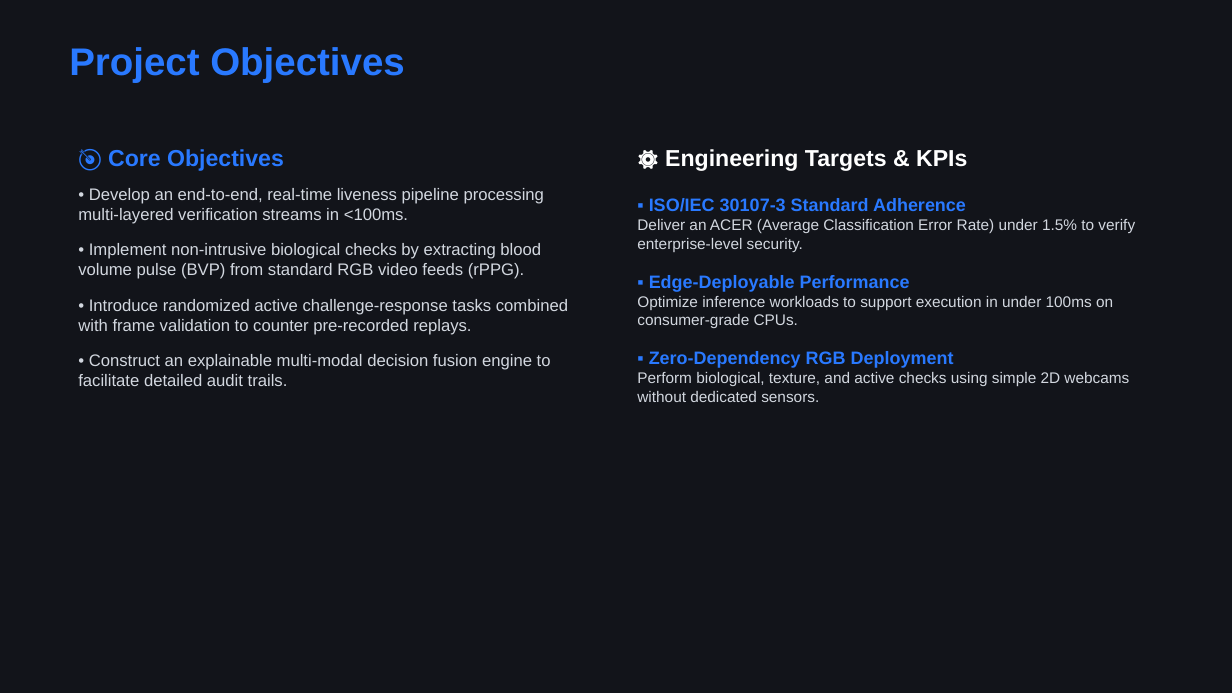
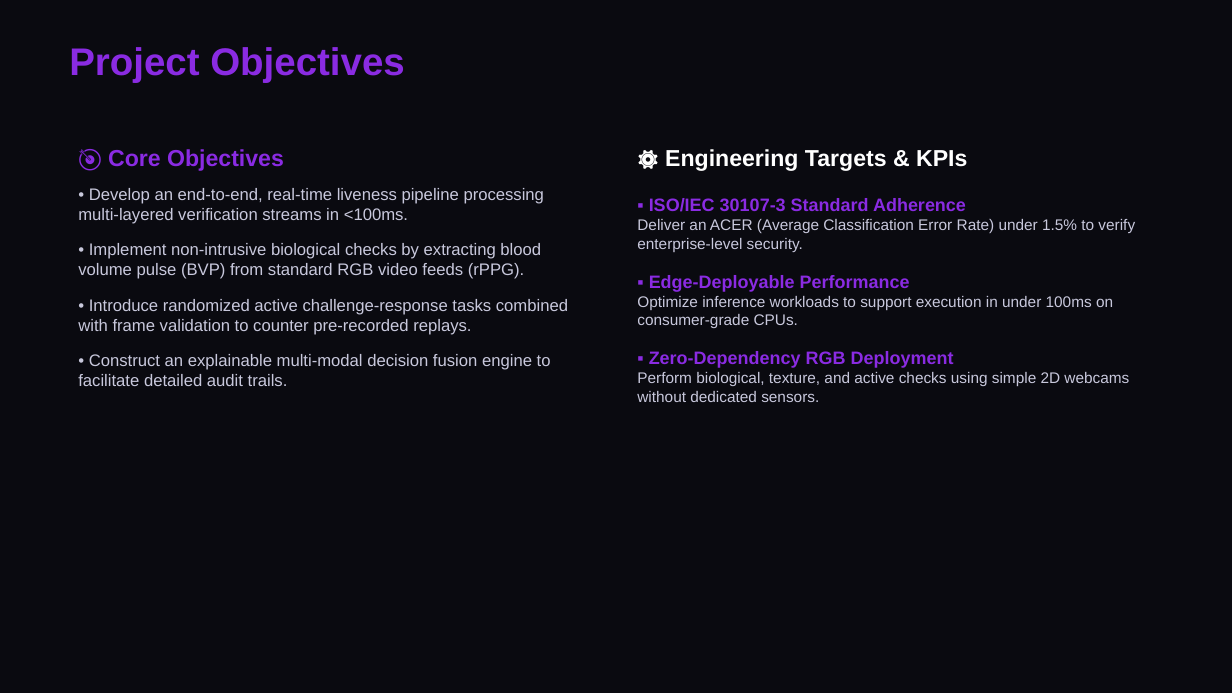
Before and after one commit to sthavirpunwatkar/SHIELD-Secure-Human-Identity-Liveness-Evaluation-Detection, a slide deck: slide 2 of reports/cdac_project_review.pptx. Drawn at 1232x693 pixels with LibreOffice and Linux fonts; fonts in the diff are those of the drawing. Boxes give left, top, right and bottom in pixels: in the first picture for what was removed or moved away, otherwise in the second. Text is boxed around its words. In the diff, an @@ line names an element or a change of style, - is before the commit and + after.

```diff
--- a/reports/cdac_project_review.pptx
+++ b/reports/cdac_project_review.pptx
@@ background #12141A to #0A0A10 @@
@@ text "Project Objectives" at (69,47,405,83): text colour #2979FF to #8A2BE2 @@
@@ text "🎯 Core Objectives" at (78,149,568,386): text colour #2979FF to #8A2BE2 in "🎯 Core Objectives"; text colour #D2D7DF to #C8C8DC @@
@@ text at (637,198,1135,402): text colour #2979FF to #8A2BE2 in "▪️ ISO/IEC 30107-3 Standard Adherence", "▪️ Edge-Deployable Performance", "▪️ Zero-Dependency RGB Deployment"; text colour #D2D7DF to #C8C8DC in "Deliver an ACER (Average Classification Error Rate) ...", "Optimize inference workloads to support execution in ...", "Perform biological, texture, and active checks using ..." @@
```
Also in this commit, not shown: 5 other slides changed, 1 slide added, 1 slide removed, 4 other files.
